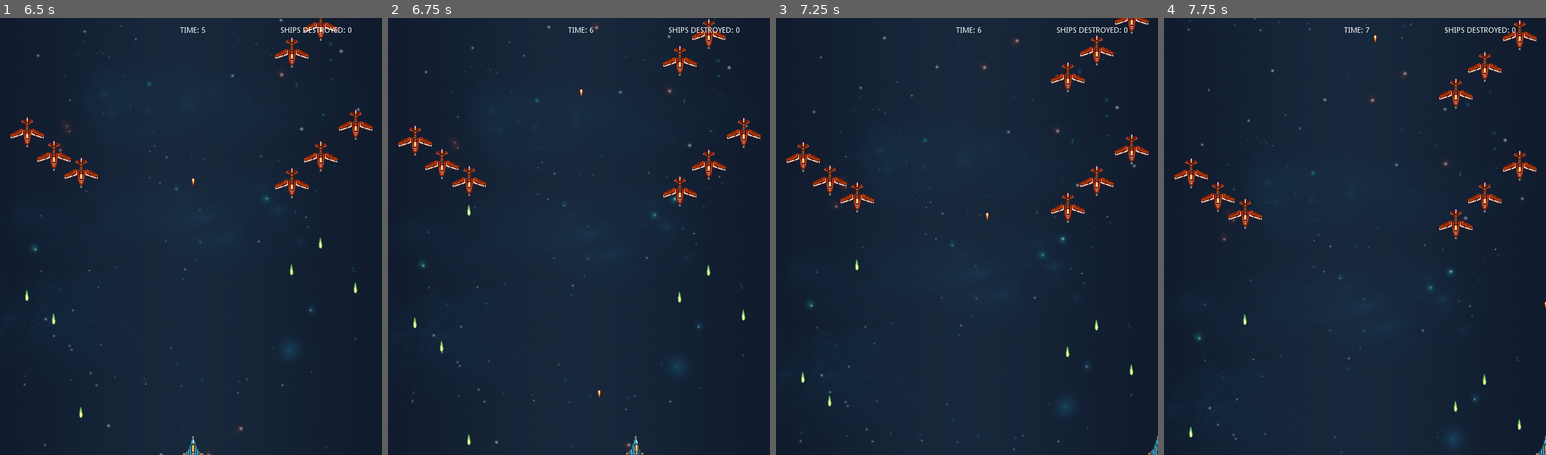
Above: before the commit, frames 1-4 (left to right).
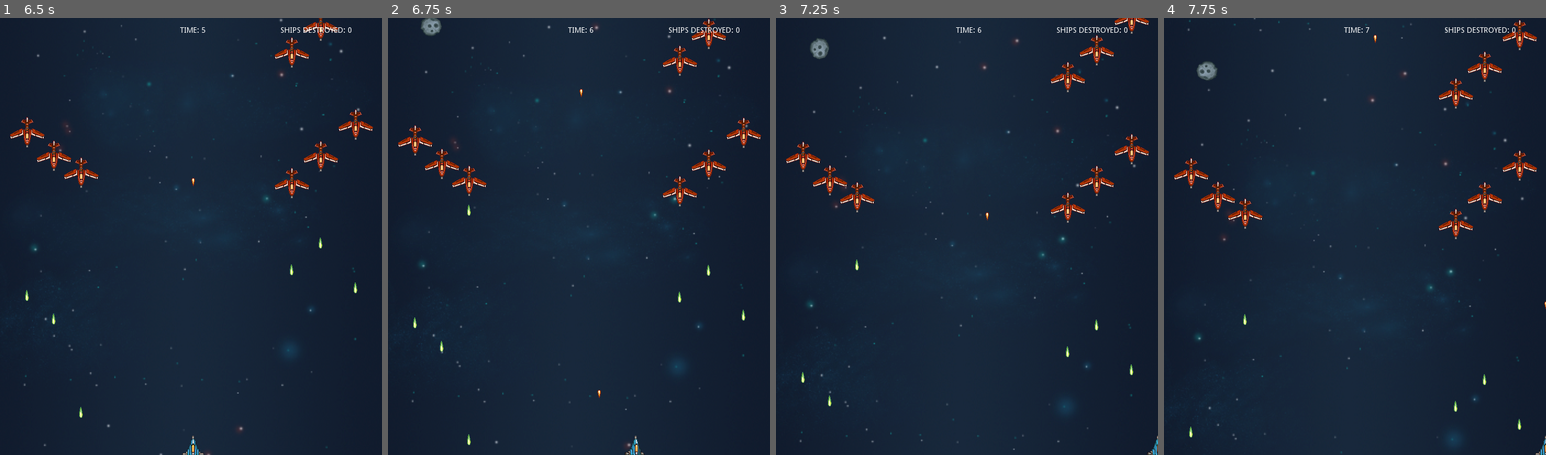
Above: after the commit, the same moments.

Repository: jdibble21/FP-Space-Odyssey
Game: Godot game, scene res://src/Menu.tscn
The game is run twice, just before and just after one commit, with the same random seed, the same clock (stepped at 60 frames per second) and the same inputs.
Inputs (mouse positions are in pixels of both pictures, inside the frame that each line leads up to):
- Up to frame 1 (6.5 s): click "PLAY!" at 0.5 s; move the mouse to (275, 214) at 1.27 s; hold D (move_right) 1.28-2.03 s; click (275, 214) at 1.35 s; move the mouse to (114, 258) at 2.02 s; hold S (move_down) 2.03-2.78 s; click (114, 258) at 2.1 s; move the mouse to (229, 140) at 2.77 s; hold D (move_right) 2.78-3.53 s; click (229, 140) at 2.85 s; move the mouse to (171, 323) at 3.52 s; hold W (move_up) 3.53-4.28 s; click (171, 323) at 3.6 s; move the mouse to (305, 302) at 4.27 s; hold A (move_left) 4.28-5.78 s; click (305, 302) at 4.35 s; move the mouse to (76, 170) at 5.02 s; click (76, 170) at 5.1 s; move the mouse to (210, 236) at 5.77 s; hold S (move_down) from 5.78 s (still down); click (210, 236) at 5.85 s
- Up to frame 2 (6.75 s): move the mouse to (521, 127) at 6.52 s; release S (move_down) at 6.53 s; hold D (move_right) from 6.53 s (still down); click (521, 127) at 6.6 s
- Up to frame 3 (7.25 s): keep holding D (move_right)
- Up to frame 4 (7.75 s): move the mouse to (1439, 214) at 7.27 s; release D (move_right) at 7.28 s; hold W (move_up) from 7.28 s (still down); click (1439, 214) at 7.35 s

Frame 1 is identical in both runs. In frame 2, 0.2% of the frame differs, in the area x 8-14%, y 0-5%; in frame 3, 0.2%; in frame 4, 0.2%, in the area x 8-14%, y 9-15%.

Commit message:
Add Boss destruction and level ending

Diff:
--- /dev/null
+++ b/project/assets/frames/explosion_frames.tres
@@ -0,0 +1,19 @@
+[gd_resource type="SpriteFrames" load_steps=10 format=2]
+
+[ext_resource path="res://assets/PixelSpaceRage/256px/Explosion01_Frame_06_png_processed.png" type="Texture" id=1]
+[ext_resource path="res://assets/PixelSpaceRage/256px/Explosion01_Frame_04_png_processed.png" type="Texture" id=2]
+[ext_resource path="res://assets/PixelSpaceRage/256px/Explosion01_Frame_08_png_processed.png" type="Texture" id=3]
+[ext_resource path="res://assets/PixelSpaceRage/256px/Explosion01_Frame_01_png_processed.png" type="Texture" id=4]
+[ext_resource path="res://assets/PixelSpaceRage/256px/Explosion01_Frame_05_png_processed.png" type="Texture" id=5]
+[ext_resource path="res://assets/PixelSpaceRage/256px/Explosion01_Frame_07_png_processed.png" type="Texture" id=6]
+[ext_resource path="res://assets/PixelSpaceRage/256px/Explosion01_Frame_03_png_processed.png" type="Texture" id=7]
+[ext_resource path="res://assets/PixelSpaceRage/256px/Explosion01_Frame_09_png_processed.png" type="Texture" id=8]
+[ext_resource path="res://assets/PixelSpaceRage/256px/Explosion01_Frame_02_png_processed.png" type="Texture" id=9]
+
+[resource]
+animations = [ {
+"frames": [ ExtResource( 4 ), ExtResource( 9 ), ExtResource( 7 ), ExtResource( 2 ), ExtResource( 5 ), ExtResource( 1 ), ExtResource( 6 ), ExtResource( 3 ), ExtResource( 8 ) ],
+"loop": true,
+"name": "destroyed",
+"speed": 20.0
+} ]
--- a/project/src/Bosses/LevelOneBoss.gd
+++ b/project/src/Bosses/LevelOneBoss.gd
@@ -1,33 +1,42 @@
 extends KinematicBody2D
+
+signal boss_defeated
 
 const SPEED := 60
 
 export (PackedScene) var StandardBullet
 export (PackedScene) var PhotonBullet
+export (int) var total_health := 100
 
 var _travel_right := true
 var _stop_yaxis_travel := false
 var current_muzzle
 
+onready var _current_health = total_health
 onready var _muzzle_one = $Muzzle1
 onready var _muzzle_two = $Muzzle2
 onready var _muzzle_three = $Muzzle3
 onready var _muzzle_four = $Muzzle4
 
 func _ready():
+	_hide_sprites()
+	set_process(false)
+	$HitBox.hide()
 	position = Vector2(350,-100)
 	$ExhaustOne.play("active")
 	$ExhaustTwo.play("active")
 
 
 func _process(delta):
+	$HealthBar.value = _current_health
+	if _current_health == 0:
+		_on_defeat()
 	if !_stop_yaxis_travel:
 		position += transform.y * SPEED * delta
-		if position.y >= 120:
+		if position.y >= 140:
 			_stop_yaxis_travel = true
 		return
 	if _travel_right:
-		#position += transform.y * SPEED * delta
 		position += transform.x * SPEED * delta
 		if position.x >= 650:
 			_travel_right = false
@@ -35,7 +44,6 @@
 		position -= transform.x * SPEED * delta
 		if position.x <= 50:
 			_travel_right = true
-
 
 
 func _on_StandardAttackDelay_timeout():
@@ -70,3 +78,64 @@
 	root_attach.add_child(b)
 	$SpecialAttackSound.play()
 	b.transform = $MuzzleSpecial.global_transform
+
+
+func _on_HitBox_area_entered(area):
+	if area.is_in_group("player_bullet"):
+		_current_health -= 4
+
+
+func _hide_sprites():
+	$AnimatedSprite.hide()
+	$AnimatedSprite2.hide()
+	$AnimatedSprite3.hide()
+	$AnimatedSprite4.hide()
+	$AnimatedSprite5.hide()
+
+
+func _activate_destruction():
+	$AnimatedSprite.show()
+	$AnimatedSprite2.show()
+	$AnimatedSprite3.show()
+	$AnimatedSprite4.show()
+	$AnimatedSprite5.show()
+	$AnimatedSprite/Time1.start()
+	$AnimatedSprite2/Time2.start()
+	$AnimatedSprite3/Time3.start()
+	$AnimatedSprite4/Time4.start()
+	$AnimatedSprite5/Time5.start()
+
+
+func _on_defeat():
+	set_process(false)
+	$ExhaustOne.hide()
+	$ExhaustTwo.hide()
+	$StandardAttackDelay.stop()
+	$SpecialAttackDelay.stop()
+	var timer = Timer.new()
+	timer.set_wait_time(3)
+	add_child(timer)
+	timer.start()
+	_activate_destruction()
+	yield(timer, "timeout")
+	emit_signal("boss_defeated")
+
+
+func _on_Time1_timeout():
+	$AnimatedSprite.play("destroyed")
+
+
+func _on_Time2_timeout():
+	$AnimatedSprite2.play("destroyed")
+
+
+func _on_Time3_timeout():
+	$AnimatedSprite3.play("destroyed")
+
+
+func _on_Time4_timeout():
+	$AnimatedSprite4.play("destroyed")
+
+
+func _on_Time5_timeout():
+	$AnimatedSprite5.play("destroyed")
--- a/project/src/Bosses/LevelOneBoss.tscn
+++ b/project/src/Bosses/LevelOneBoss.tscn
@@ -7,6 +7,7 @@
 [ext_resource path="res://assets/sound_assets/434834__notyermom__laser.ogg" type="AudioStream" id=5]
 [ext_resource path="res://assets/PixelSpaceRage/256px/Exhaust_Frame_04_png_processed.png" type="Texture" id=6]
 [ext_resource path="res://assets/PixelSpaceRage/256px/Exhaust_Frame_05_png_processed.png" type="Texture" id=7]
+[ext_resource path="res://assets/frames/explosion_frames.tres" type="SpriteFrames" id=8]
 
 [sub_resource type="SpriteFrames" id=1]
 animations = [ {
@@ -16,12 +17,19 @@
 "speed": 15.0
 } ]
 
-[node name="LevelOneBoss" type="KinematicBody2D"]
+[node name="LevelOneBoss" type="KinematicBody2D" groups=[
+"boss",
+]]
 script = ExtResource( 2 )
+__meta__ = {
+"_edit_group_": true
+}
 StandardBullet = ExtResource( 3 )
 PhotonBullet = ExtResource( 4 )
 
-[node name="HitBox" type="Area2D" parent="."]
+[node name="HitBox" type="Area2D" parent="." groups=[
+"boss",
+]]
 
 [node name="CollisionPolygon2D" type="CollisionPolygon2D" parent="HitBox"]
 polygon = PoolVector2Array( -53.3682, -94.3671, -67.3518, -89.7978, -54.6282, -22.5516, -46.1615, -2.88165, -10.2474, 95.2016, 13.3495, 95.6735, 29.1194, 50.5723, 67.6222, -89.3259, 57.5048, -93.7372 )
@@ -29,6 +37,57 @@
 [node name="Sprite" type="Sprite" parent="."]
 scale = Vector2( 0.4, 0.4 )
 texture = ExtResource( 1 )
+
+[node name="AnimatedSprite" type="AnimatedSprite" parent="."]
+position = Vector2( 40.2779, -59.9323 )
+frames = ExtResource( 8 )
+animation = "destroyed"
+__meta__ = {
+"_edit_group_": true
+}
+
+[node name="Time1" type="Timer" parent="AnimatedSprite"]
+wait_time = 0.5
+
+[node name="AnimatedSprite2" type="AnimatedSprite" parent="."]
+position = Vector2( -29.8985, -28.4678 )
+frames = ExtResource( 8 )
+__meta__ = {
+"_edit_group_": true
+}
+
+[node name="Time2" type="Timer" parent="AnimatedSprite2"]
+wait_time = 0.8
+
+[node name="AnimatedSprite3" type="AnimatedSprite" parent="."]
+position = Vector2( 11.0643, -8.24069 )
+frames = ExtResource( 8 )
+__meta__ = {
+"_edit_group_": true
+}
+
+[node name="Time3" type="Timer" parent="AnimatedSprite3"]
+wait_time = 0.4
+
+[node name="AnimatedSprite4" type="AnimatedSprite" parent="."]
+position = Vector2( -16.129, 25.4712 )
+frames = ExtResource( 8 )
+__meta__ = {
+"_edit_group_": true
+}
+
+[node name="Time4" type="Timer" parent="AnimatedSprite4"]
+wait_time = 0.6
+
+[node name="AnimatedSprite5" type="AnimatedSprite" parent="."]
+position = Vector2( 14.5694, 52.2035 )
+frames = ExtResource( 8 )
+__meta__ = {
+"_edit_group_": true
+}
+
+[node name="Time5" type="Timer" parent="AnimatedSprite5"]
+wait_time = 0.25
 
 [node name="Muzzle1" type="Position2D" parent="."]
 position = Vector2( -40.8478, 8.15333 )
@@ -46,12 +105,10 @@
 position = Vector2( 0.46759, 92.6362 )
 
 [node name="StandardAttackDelay" type="Timer" parent="."]
-wait_time = 5.0
-autostart = true
+wait_time = 4.0
 
 [node name="SpecialAttackDelay" type="Timer" parent="."]
 wait_time = 7.0
-autostart = true
 
 [node name="SpecialAttackSound" type="AudioStreamPlayer2D" parent="."]
 stream = ExtResource( 5 )
@@ -68,5 +125,24 @@
 frames = SubResource( 1 )
 animation = "active"
 flip_v = true
+
+[node name="HealthBar" type="ProgressBar" parent="."]
+margin_left = -59.0
+margin_top = -109.0
+margin_right = 61.0
+margin_bottom = -95.0
+custom_colors/font_color = Color( 0, 1, 0.152941, 1 )
+custom_colors/font_color_shadow = Color( 1, 0, 0, 1 )
+value = 100.0
+percent_visible = false
+__meta__ = {
+"_edit_use_anchors_": false
+}
+[connection signal="area_entered" from="HitBox" to="." method="_on_HitBox_area_entered"]
+[connection signal="timeout" from="AnimatedSprite/Time1" to="." method="_on_Time1_timeout"]
+[connection signal="timeout" from="AnimatedSprite2/Time2" to="." method="_on_Time2_timeout"]
+[connection signal="timeout" from="AnimatedSprite3/Time3" to="." method="_on_Time3_timeout"]
+[connection signal="timeout" from="AnimatedSprite4/Time4" to="." method="_on_Time4_timeout"]
+[connection signal="timeout" from="AnimatedSprite5/Time5" to="." method="_on_Time5_timeout"]
 [connection signal="timeout" from="StandardAttackDelay" to="." method="_on_StandardAttackDelay_timeout"]
 [connection signal="timeout" from="SpecialAttackDelay" to="." method="_on_SpecialAttackDelay_timeout"]
--- /dev/null
+++ b/project/src/LevelCompleteMenu.tscn
@@ -0,0 +1,89 @@
+[gd_scene format=2]
+
+[node name="LevelCompleteMenu" type="CanvasLayer"]
+
+[node name="Panel" type="Panel" parent="."]
+anchor_left = 0.5
+anchor_top = 0.5
+anchor_right = 0.5
+anchor_bottom = 0.5
+margin_left = -196.391
+margin_top = -246.5
+margin_right = 194.609
+margin_bottom = 246.5
+__meta__ = {
+"_edit_use_anchors_": false
+}
+
+[node name="CompleteLabel" type="Label" parent="Panel"]
+anchor_left = 0.5
+anchor_right = 0.5
+margin_left = -55.5
+margin_top = 13.0
+margin_right = 55.5
+margin_bottom = 27.0
+text = "LEVEL COMPLETE!"
+align = 1
+
+[node name="RegularDestroyedLabel" type="Label" parent="Panel"]
+anchor_top = 0.5
+anchor_bottom = 0.5
+margin_left = 22.0
+margin_top = -160.0
+margin_right = 206.0
+margin_bottom = -146.0
+text = "Regular Enemies Destroyed: "
+align = 1
+
+[node name="PowerupsCollectLabel" type="Label" parent="Panel"]
+margin_left = 71.8903
+margin_top = 122.5
+margin_right = 201.89
+margin_bottom = 153.5
+text = "Powerups Collected:
+"
+__meta__ = {
+"_edit_use_anchors_": false
+}
+
+[node name="BossTimeLabel" type="Label" parent="Panel"]
+margin_left = 66.0969
+margin_top = 153.5
+margin_right = 204.097
+margin_bottom = 167.5
+text = "Time to Defeat Boss: "
+
+[node name="ReturnMenuButton" type="Button" parent="Panel"]
+anchor_left = 0.5
+anchor_top = 1.0
+anchor_right = 0.5
+anchor_bottom = 1.0
+margin_left = -73.0
+margin_top = -49.0
+margin_right = 73.0
+margin_bottom = -29.0
+text = "Return to Main Menu"
+__meta__ = {
+"_edit_use_anchors_": false
+}
+
+[node name="NextLevelButton" type="Button" parent="Panel"]
+margin_left = 238.391
+margin_top = 398.5
+margin_right = 343.391
+margin_bottom = 418.5
+text = "Play Next Level"
+__meta__ = {
+"_edit_use_anchors_": false
+}
+
+[node name="ReplayLevelButton" type="Button" parent="Panel"]
+anchor_left = 0.5
+anchor_top = 1.0
+anchor_right = 0.5
+anchor_bottom = 1.0
+margin_left = -141.109
+margin_top = -94.5
+margin_right = -37.1091
+margin_bottom = -74.5
+text = "Replay"
--- a/project/src/LevelOne/LevelOne.gd
+++ b/project/src/LevelOne/LevelOne.gd
@@ -21,7 +21,9 @@
 	$Player.connect("player_defeated",self,"_on_player_defeat")
 # warning-ignore:return_value_discarded
 	$Player.connect("enemy_destroyed",self,"_add_score")
-	$ShipSpawns.connect("boss_released",self,"_disable_scroll")
+# warning-ignore:return_value_discarded
+	$ShipSpawns.connect("boss_released",self,"_boss_setup")
+	$LevelOneBoss.connect("boss_defeated",self,"_on_level_complete")
 	$Player.current_pos = $PlayerSpawn.position
 	$PauseMenu/PausePanel.hide()
 	$MusicLoop.play()
@@ -61,8 +63,19 @@
 func _add_score():
 	_ships_destroyed += 1
 
-func _disable_scroll():
+func _boss_setup():
 	_scrolling_enabled = false
+	$HazardTimer.stop()
+	$LevelOneBoss.set_process(true)
+	$LevelOneBoss/HitBox.show()
+	$LevelOneBoss/StandardAttackDelay.start()
+	$LevelOneBoss/SpecialAttackDelay.start()
+
+
+func _on_level_complete():
+	remove_child($LevelOneBoss)
+	print("LEVEL COMPLETE")
+	pass
 
 
 func _on_hazard_timer_timeout():
--- a/project/src/LevelOne/LevelOne.tscn
+++ b/project/src/LevelOne/LevelOne.tscn
@@ -45,7 +45,7 @@
 autostart = true
 
 [node name="HazardTimer" type="Timer" parent="."]
-wait_time = 10.0
+wait_time = 6.0
 autostart = true
 
 [node name="PlayerSpawn" type="Position2D" parent="."]
@@ -56,5 +56,7 @@
 volume_db = -9.087
 
 [node name="PauseMenu" parent="." instance=ExtResource( 3 )]
+
+[node name="LevelOneBoss" parent="." instance=ExtResource( 10 )]
 [connection signal="timeout" from="ShipSpawns/FormationSpawnTimer" to="ShipSpawns" method="_on_FormationSpawnTimer_timeout"]
 [connection signal="timeout" from="HazardTimer" to="." method="_on_hazard_timer_timeout"]
--- a/project/src/LevelOne/LevelOneShipSpawns.gd
+++ b/project/src/LevelOne/LevelOneShipSpawns.gd
@@ -2,7 +2,7 @@
 
 signal boss_released
 
-const MAX_FORMATIONS := 10
+const MAX_FORMATIONS := 3
 
 export (PackedScene) var _boss
 export (PackedScene) var _basic_ship
@@ -50,7 +50,8 @@
 
 func _on_FormationSpawnTimer_timeout():
 	_formation_num += 1
-	print("spawning formation: "+str(_formation_num))
+	if _formation_num == 7:
+		$FormationSpawnTimer.wait_time = 2.5
 	if _formation_num > MAX_FORMATIONS:
 		remove_child($FormationSpawnTimer)
 		_spawn_levelone_boss()
@@ -72,8 +73,8 @@
 	_ship_two.position = Vector2(formation["pos2"][0],formation["pos2"][1])
 	_ship_three.position = Vector2(formation["pos3"][0],formation["pos3"][1])
 
+
 func _spawn_levelone_boss():
-	print("BOSS TIME!")
 	emit_signal("boss_released")
 	var boss = _boss.instance()
 	add_child(boss)
Not shown: 1 places in project/src/Bosses/LevelOneBoss.tscn that only renumber resources
